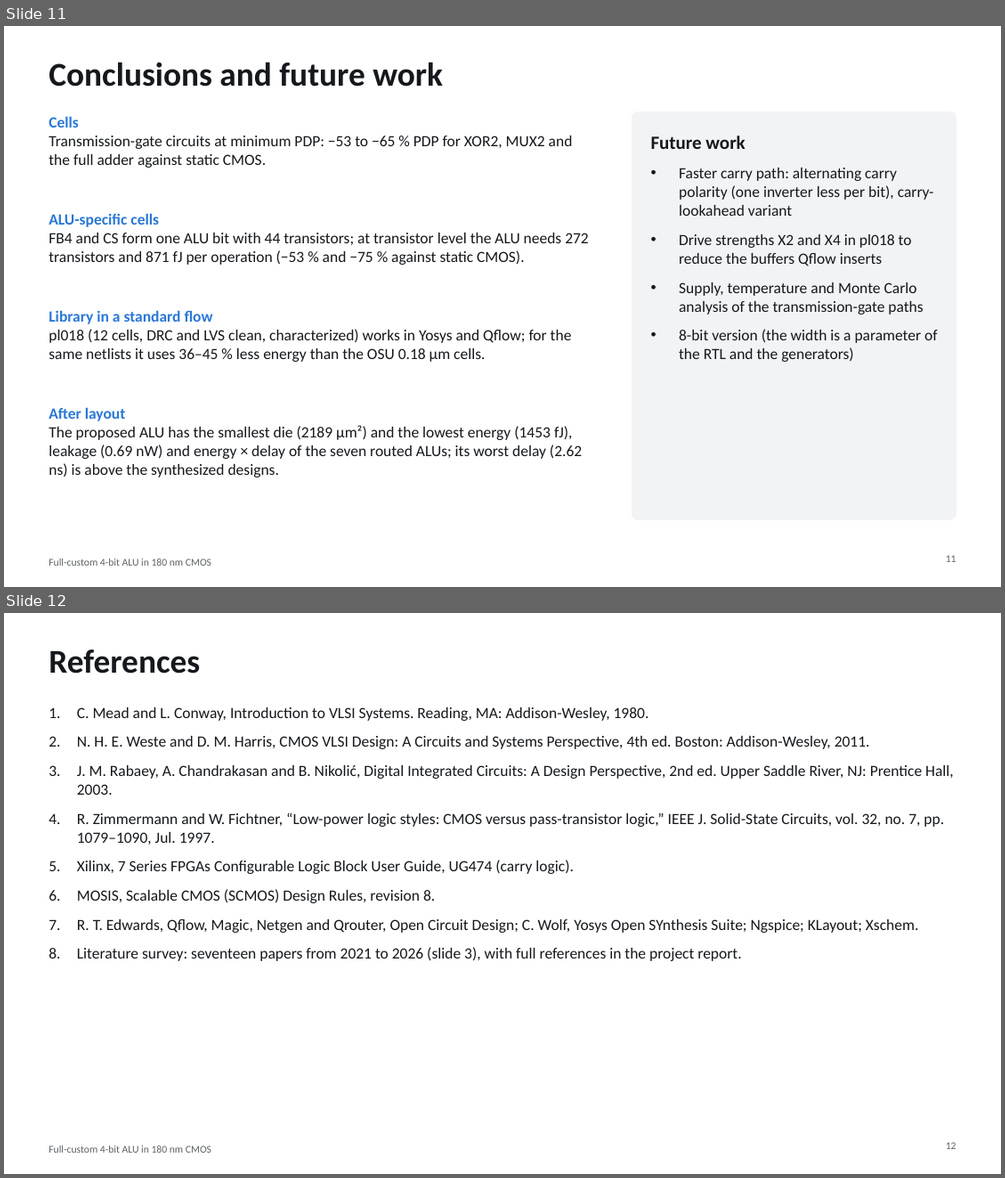
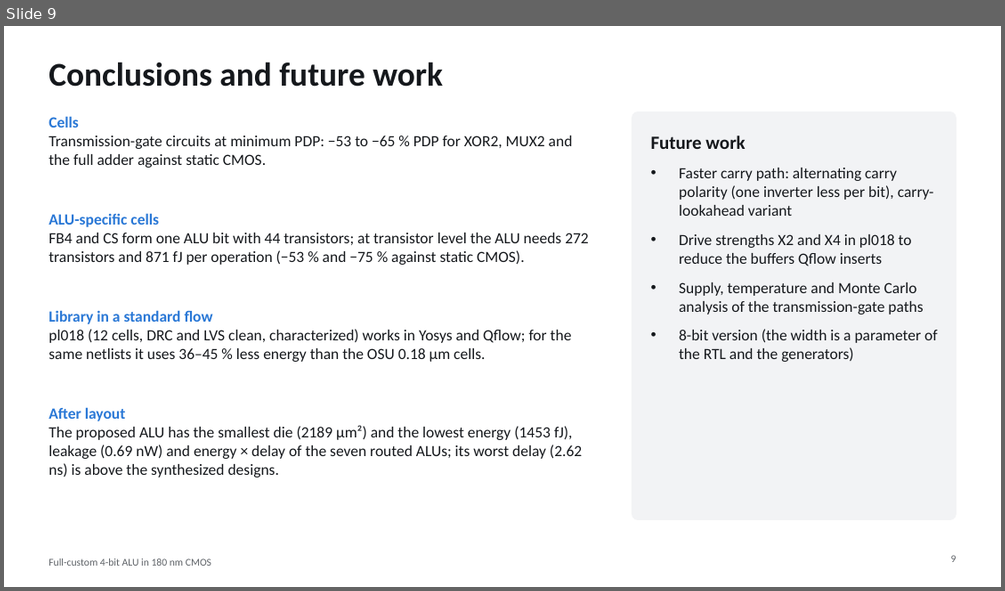
Before and after one commit to manshukgarg/alu-fullcustom-180nm, a slide deck: docs/presentation/ALU4_180nm_presentation.pptx. Shown one above the other, each under a label of ours: slides 11 and 12 before the commit, slide 9 after it. The pictures are 1005x1178 and 1005x591 pixels, drawn with LibreOffice and Linux fonts; fonts in the diff are those of the drawing. Boxes give left, top, right and bottom in pixels: in the first picture for what was removed or moved away, otherwise in the second. Text is boxed around its words. In the diff, an @@ line names an element or a change of style, - is before the commit and + after.

```diff
--- a/docs/presentation/ALU4_180nm_presentation.pptx
+++ b/docs/presentation/ALU4_180nm_presentation.pptx
@@ slide 12 removed at [4,613,1001,1174], background #FFFFFF; not listed: 1 template element that a slide beside it also shows @@
@@ title removed at [48,649,200,674] @@
-References
@@ text removed at [77,707,954,961] @@
-1. C. Mead and L. Conway, Introduction to VLSI Systems. Reading, MA: Addison-Wesley, 1980.
-2. N. H. E. Weste and D. M. Harris, CMOS VLSI Design: A Circuits and Systems Perspective, 4th ed. Boston: Addison-Wesley, 2011.
-3. J. M. Rabaey, A. Chandrakasan and B. Nikolić, Digital Integrated Circuits: A Design Perspective, 2nd ed. Upper Saddle River, NJ: Prentice Hall, 2003.
-4. R. Zimmermann and W. Fichtner, “Low-power logic styles: CMOS versus pass-transistor logic,” IEEE J. Solid-State Circuits, vol. 32, no. 7, pp. 1079–1090, Jul. 1997.
-5. Xilinx, 7 Series FPGAs Configurable Logic Block User Guide, UG474 (carry logic).
-6. MOSIS, Scalable CMOS (SCMOS) Design Rules, revision 8.
-7. R. T. Edwards, Qflow, Magic, Netgen and Qrouter, Open Circuit Design; C. Wolf, Yosys Open SYnthesis Suite; Ngspice; KLayout; Xschem.
-8. Literature survey: seventeen papers from 2021 to 2026 (slide 3), with full references in the project report.
@@ page number removed at [946,1142,956,1149] @@
-12
@@ what was slide 11 is now slide 9 @@
@@ page number at [951,555,956,562]: text changed @@
-11
+9
```
Also in this commit, not shown: 2 slides changed, 2 other slides removed, 6 other files.
